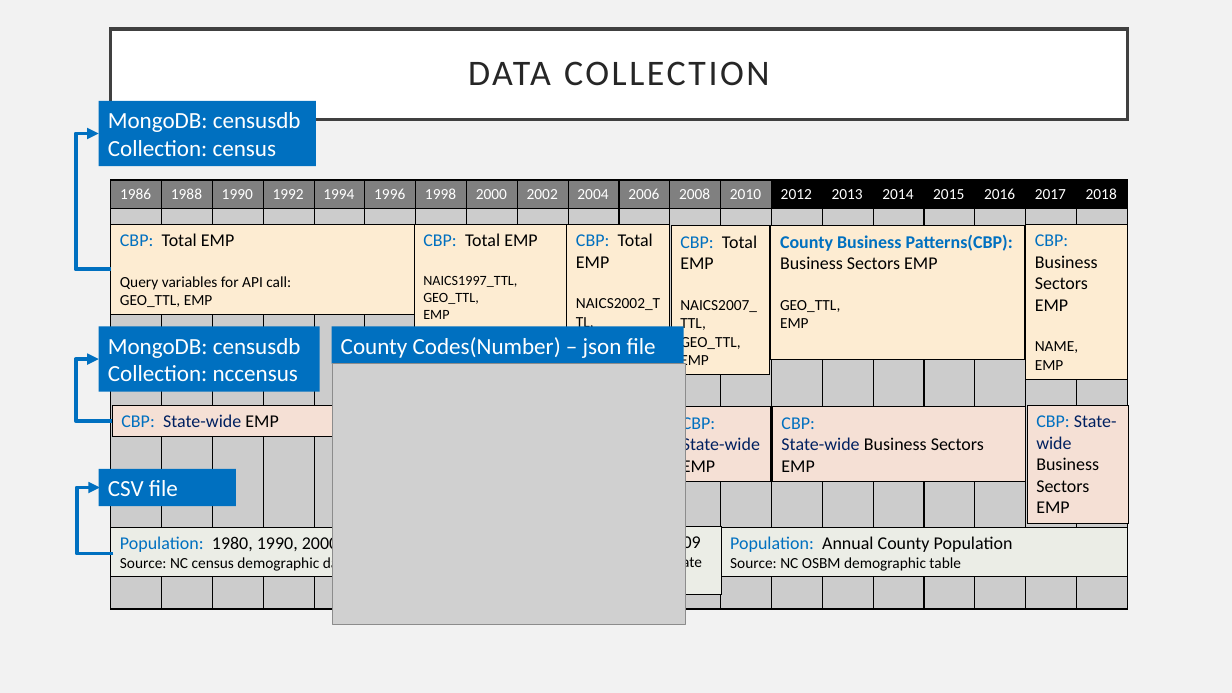
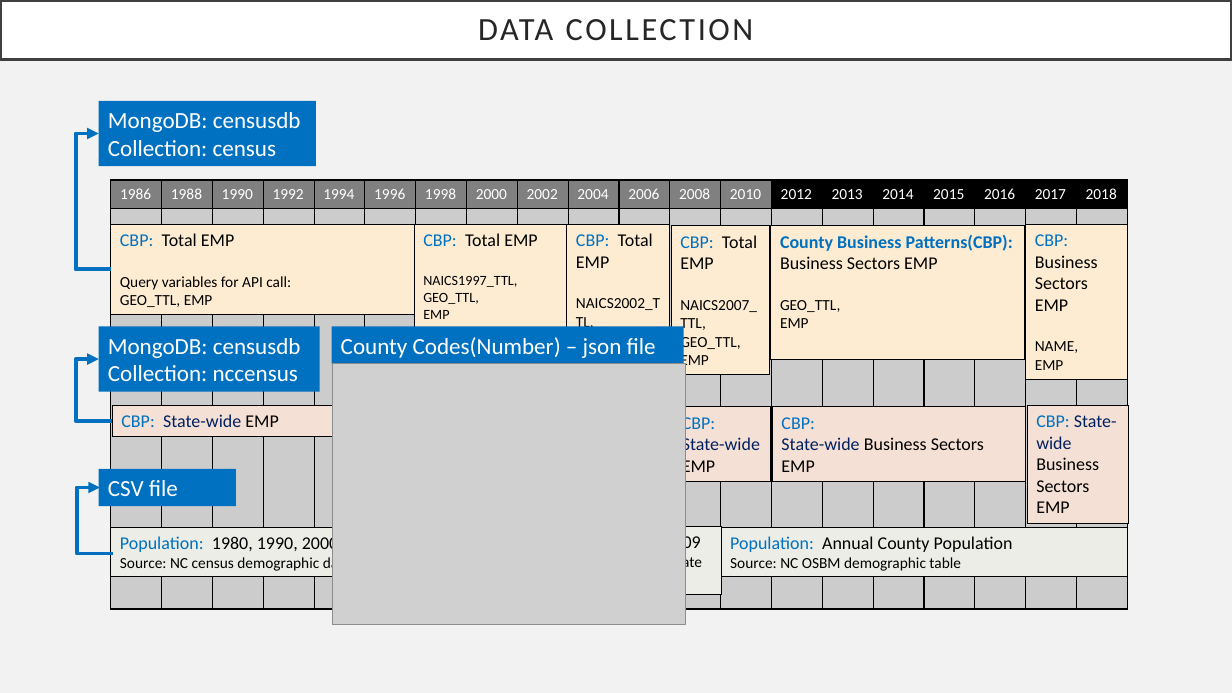
Before and after one commit to ejlee127/NC-County-Statistics, a slide deck: slide 5 of proposal/NC Census Data analysis 10-06.pptx. Drawn at 1232x693 pixels with LibreOffice and Linux fonts; fonts in the diff are those of the drawing; grey boxes stand for pictures. Boxes give left, top, right and bottom in pixels: in the first picture for what was removed or moved away, otherwise in the second. Text is boxed around its words. In the diff, an @@ line names an element or a change of style, - is before the commit and + after.

```diff
--- a/proposal/NC Census Data analysis 10-06.pptx
+++ b/proposal/NC Census Data analysis 10-06.pptx
@@ title "DATA COLLECTION": place and size @@
-title "DATA COLLECTION" at (111, 29, 1128, 119)
+title "DATA COLLECTION" at (0, 0, 1232, 59)
@@ title "DATA COLLECTION" at (0, 0, 1232, 59): size 28 to 25.2 pt @@
```
Also in this commit, not shown: 4 other slides changed, 1 slide added, 1 slide removed.
